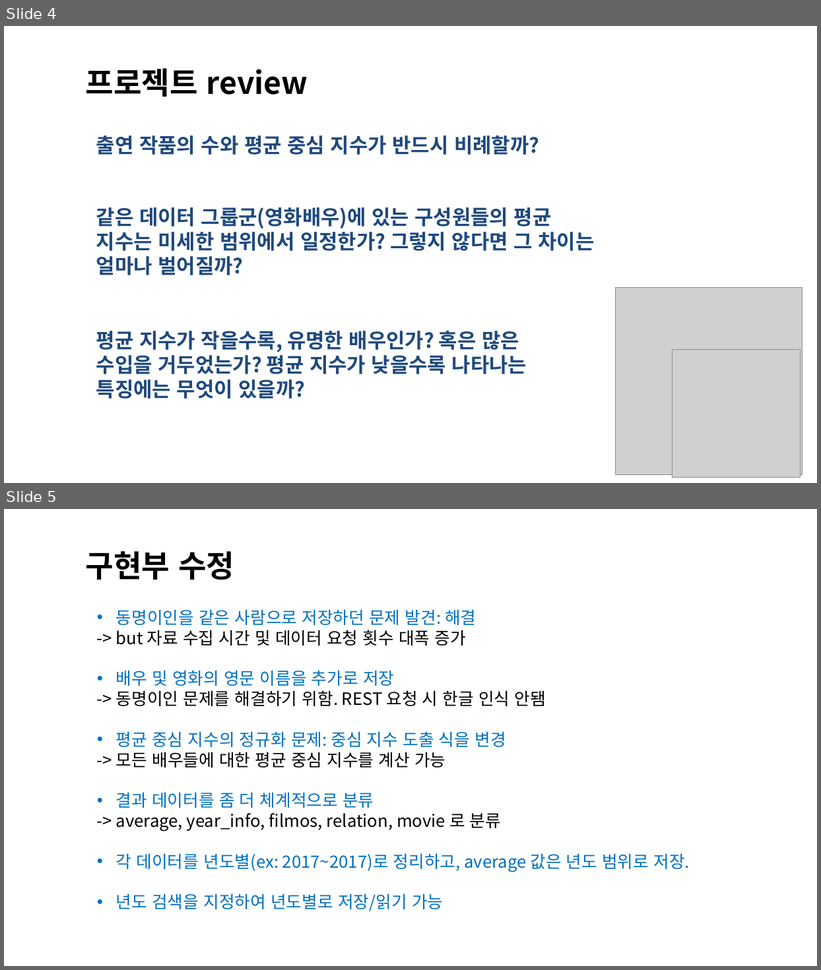
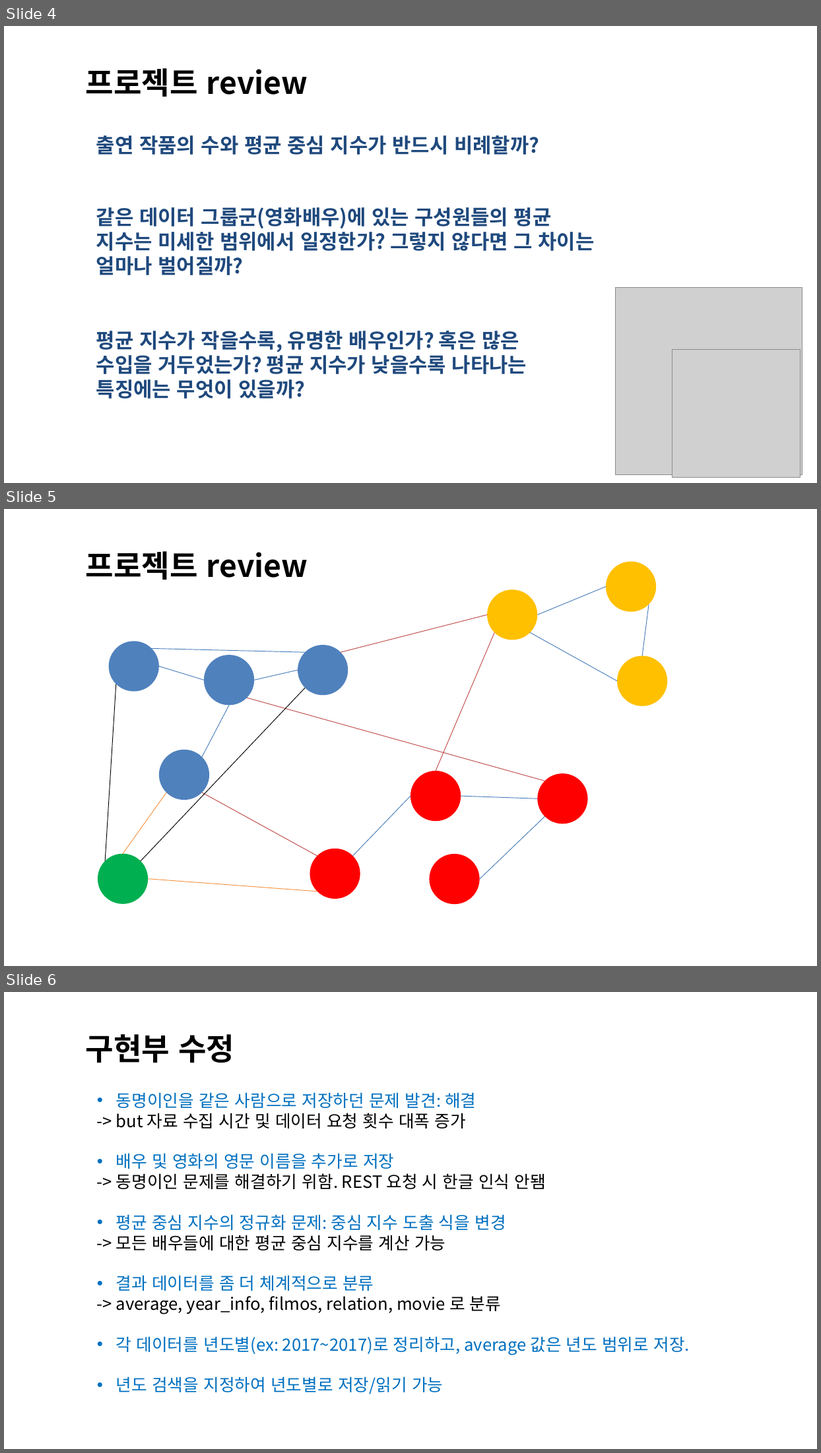
Before and after one commit to mydream757/Design-of-DataStructure, a slide deck: 4. Testing.pptx. Shown one above the other, each under a label of ours: slides 4 and 5 before the commit, slides 4, 5 and 6 after it. The pictures are 821x970 and 821x1453 pixels, drawn with LibreOffice and Linux fonts; fonts in the diff are those of the drawing; grey boxes stand for pictures; background and template pictures are left out. Boxes give left, top, right and bottom in pixels: in the first picture for what was removed or moved away, otherwise in the second. Text is boxed around its words. In the diff, an @@ line names an element or a change of style, - is before the commit and + after.

```diff
--- a/4. Testing.pptx
+++ b/4. Testing.pptx
@@ slide 5 added at box(4, 509, 817, 966), background picture (left out) @@
@@ text added at box(86, 551, 308, 580), 36 pt, text #000000, bold @@
+프로젝트 review
@@ ellipse added at box(606, 561, 657, 612), fill #FFC000 @@
@@ line added from (538, 615) to (606, 586), #4B7EBC 0.75 pt @@
@@ ellipse added at box(487, 590, 538, 640), fill #FFC000 @@
@@ line added from (649, 605) to (643, 656), #4B7EBC 0.75 pt @@
@@ line added from (341, 652) to (487, 615), #BF4C48 0.75 pt @@
@@ ellipse added at box(109, 642, 160, 692), fill #4F81BD @@
@@ ellipse added at box(298, 645, 349, 696), fill #4F81BD @@
@@ line added from (494, 633) to (436, 771), #BF4C48 0.75 pt @@
@@ line added from (531, 633) to (618, 681), #4B7EBC 0.75 pt @@
@@ line added from (152, 649) to (306, 652), #4B7EBC 0.75 pt @@
@@ line added from (159, 666) to (204, 681), #4B7EBC 0.75 pt @@
@@ ellipse added at box(204, 655, 255, 706), fill #4F81BD @@
@@ ellipse added at box(618, 656, 668, 706), fill #FFC000 @@
@@ line added from (116, 684) to (105, 861), #000000 0.75 pt @@
@@ line added from (254, 681) to (298, 670), #4B7EBC 0.75 pt @@
@@ line added from (141, 861) to (306, 688), #000000 0.75 pt @@
@@ line added from (229, 706) to (202, 757), #4B7EBC 0.75 pt @@
@@ line added from (247, 698) to (545, 781), #BF4C48 0.75 pt @@
@@ ellipse added at box(159, 750, 209, 801), fill #4F81BD @@
@@ ellipse added at box(411, 771, 461, 822), fill #FF0000 @@
@@ ellipse added at box(538, 774, 588, 824), fill #FF0000 @@
@@ line added from (123, 854) to (166, 793), #F69240 0.75 pt @@
@@ line added from (202, 793) to (318, 856), #BF4C48 0.75 pt @@
@@ line added from (411, 796) to (353, 856), #4B7EBC 0.75 pt @@
@@ line added from (461, 796) to (538, 799), #4B7EBC 0.75 pt @@
@@ line added from (480, 879) to (545, 817), #4B7EBC 0.75 pt @@
@@ ellipse added at box(98, 854, 149, 905), fill #00B050 @@
@@ ellipse added at box(310, 849, 361, 900), fill #FF0000 @@
@@ ellipse added at box(429, 854, 480, 905), fill #FF0000 @@
@@ line added from (148, 879) to (318, 892), #F69240 0.75 pt @@
@@ what was slide 5 is now slide 6 @@
```
Also in this commit, not shown: 1 slide changed.
